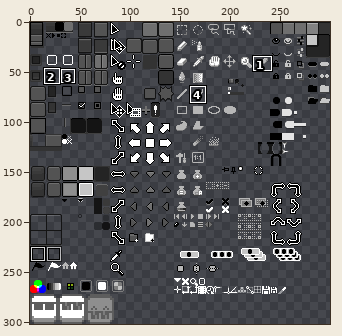
Edited in one commit: sprite sheet (sheet.png). Above: a wide view before the commit, with the close-up outlined.
Close-up. The starting point:
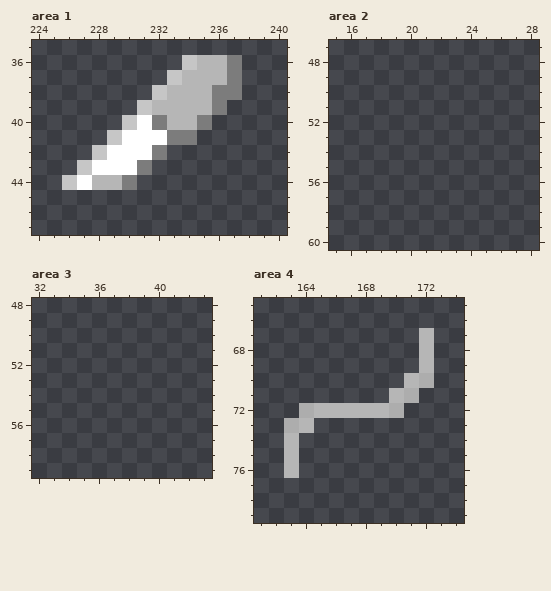
The file is 300x302 pixels. Colours within 5 levels of each other are drawn and written as one. Shown: area 1: x 224..240, y 35..47; area 2: x 15..28, y 47..60; area 3: x 32..43, y 48..59; area 4: x 161..174, y 65..79. The commit also changed other parts of the picture, which this record leaves out.
The same view after the edit:
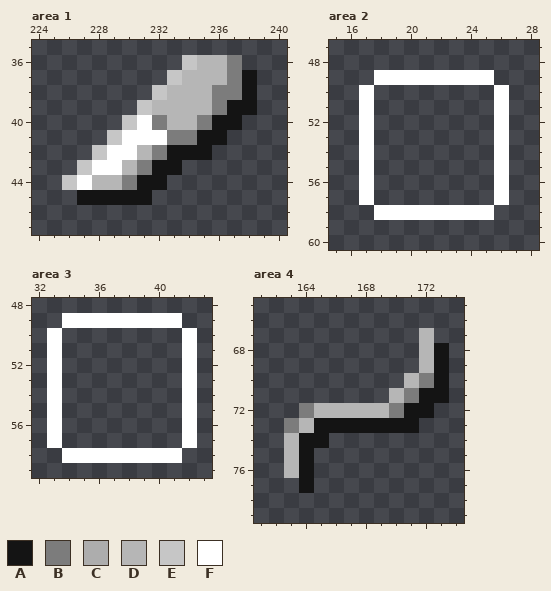
Palette (. is transparent): A #141414  B #7c7c7c  C #adadad  D #b6b6b6  E #c6c6c6  F #ffffff
Edits made:
--- area 1
@@ x 224..240 @@
 36 ..........EDDB...
-37 .........EDDDB...
-38 ........EDDDBB...
-39 .......EDDDDB....
-40 ......EFBDDB.....
-41 .....EFFFBB......
-42 ....EFFFB........
-43 ...EFFFB.........
-44 ..EFDDB..........
-45 .................
+37 .........EDDDBA..
+38 ........EDDDBBA..
+39 .......EDDDDBAA..
+40 ......EFBDDBAA...
+41 .....EFFFBBAA....
+42 ....EFFDBAAA.....
+43 ...EFFDBAA.......
+44 ..EFDDBAA........
+45 ...AAAAA.........
 46 .................
--- area 2
@@ x 15..28 @@
 48 ..............
-49 ..............
-50 ..............
-51 ..............
-52 ..............
-53 ..............
-54 ..............
-55 ..............
-56 ..............
-57 ..............
-58 ..............
+49 ...FFFFFFFF...
+50 ..F........F..
+51 ..F........F..
+52 ..F........F..
+53 ..F........F..
+54 ..F........F..
+55 ..F........F..
+56 ..F........F..
+57 ..F........F..
+58 ...FFFFFFFF...
 59 ..............
--- area 3
@@ x 32..43 @@
 48 ............
-49 ............
-50 ............
-51 ............
-52 ............
-53 ............
-54 ............
-55 ............
-56 ............
-57 ............
-58 ............
+49 ..FFFFFFFF..
+50 .F........F.
+51 .F........F.
+52 .F........F.
+53 .F........F.
+54 .F........F.
+55 .F........F.
+56 .F........F.
+57 .F........F.
+58 ..FFFFFFFF..
 59 ............
--- area 4
@@ x 161..174 @@
 67 ...........D..
-68 ...........D..
-69 ...........D..
-70 ..........DC..
-71 .........DC...
-72 ...CDDDDDC....
-73 ..CD..........
-74 ..D...........
-75 ..D...........
-76 ..D...........
-77 ..............
+68 ...........DA.
+69 ...........DA.
+70 ..........DBA.
+71 .........DBAA.
+72 ...BDDDDDBAA..
+73 ..BDAAAAAAA...
+74 ..DAA.........
+75 ..DA..........
+76 ..DA..........
+77 ...A..........
 78 ..............
Pixel boxes of the changes (left, top, right, bottom) in both close-ups:
changed: (77, 70, 257, 205)
added: (359, 70, 509, 220)
added: (47, 313, 197, 463)
changed: (284, 343, 449, 493)
